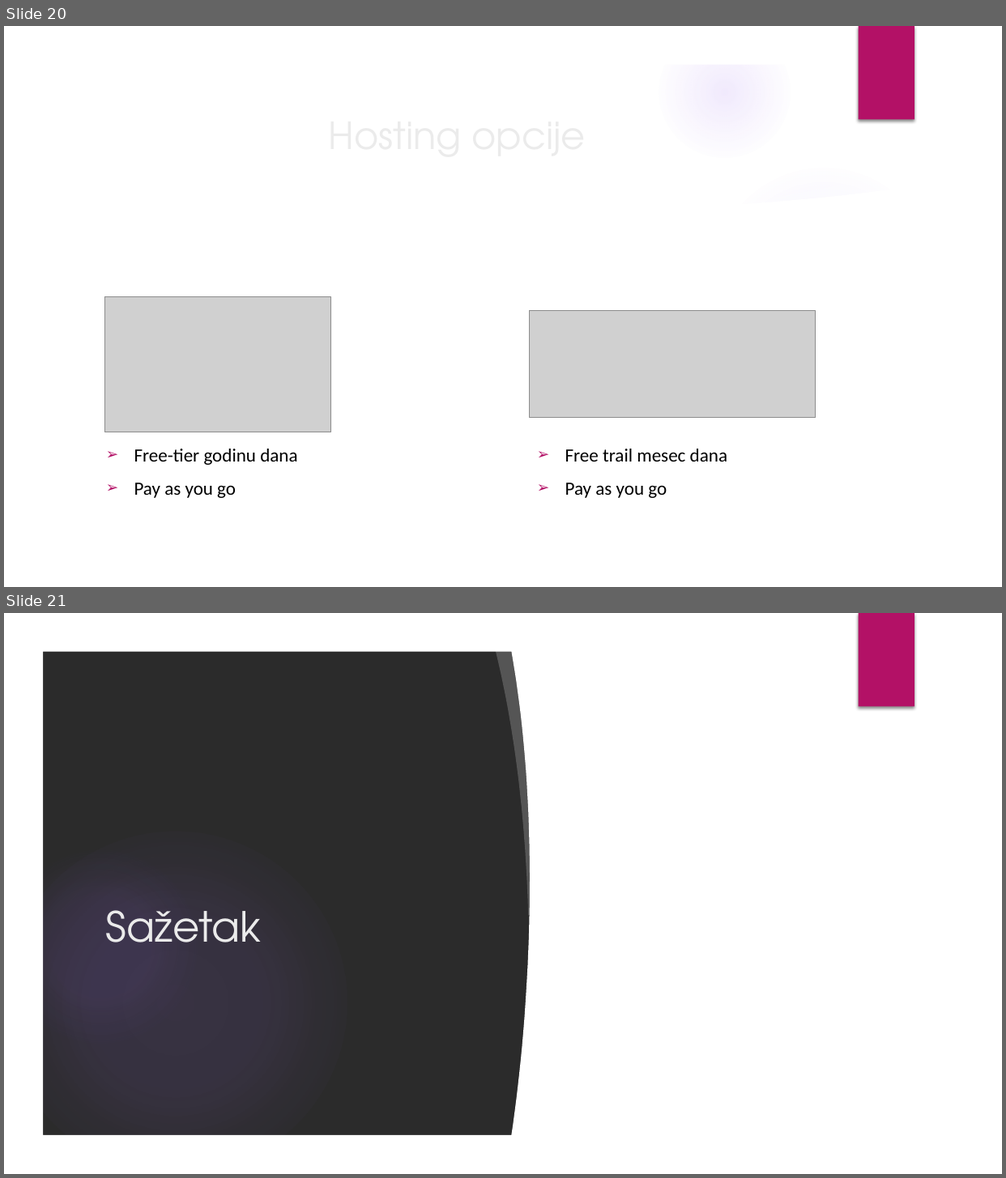
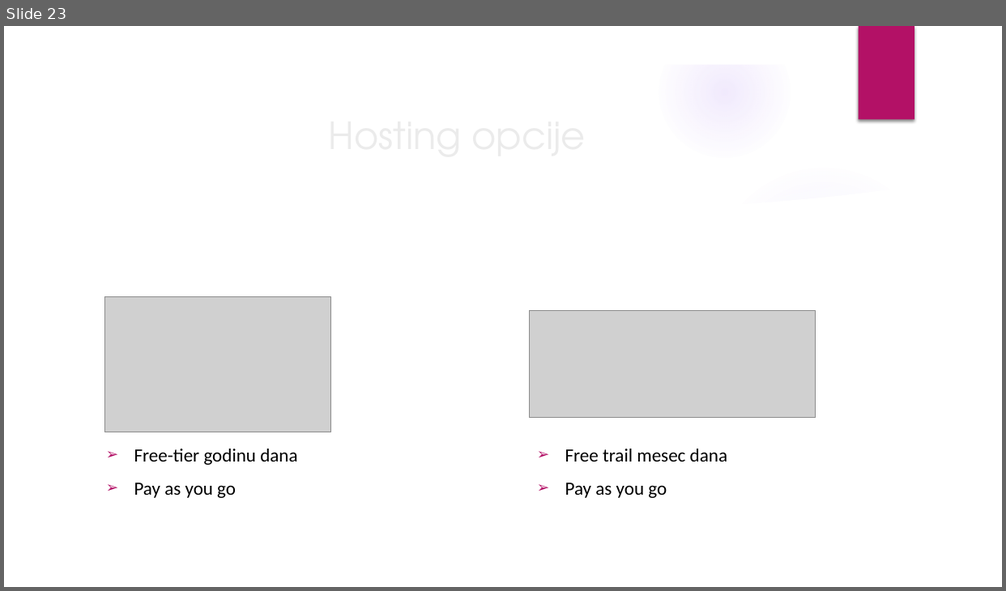
Before and after one commit to DavidManic/MineSweepersServer, a slide deck: Prezentacija.pptx. Shown one above the other, each under a label of ours: slides 20 and 21 before the commit, slide 23 after it. The pictures are 1006x1178 and 1006x591 pixels, drawn with LibreOffice and Linux fonts; fonts in the diff are those of the drawing; grey boxes stand for pictures; background and template pictures are left out; a plain dark background stands for a picture behind light text. Boxes give left, top, right and bottom in pixels: in the first picture for what was removed or moved away, otherwise in the second. Text is boxed around its words. In the diff, an @@ line names an element or a change of style, - is before the commit and + after.

```diff
--- a/Prezentacija.pptx
+++ b/Prezentacija.pptx
@@ slide 21 removed at (4, 613, 1002, 1174), background picture (left out); not listed: 6 template elements that a slide beside it also shows @@
@@ freeform shape removed at (495, 645, 552, 917) @@
@@ freeform shape removed at (510, 645, 613, 1141) @@
@@ rectangle removed at (601, 646, 967, 1142) @@
@@ title removed at (106, 910, 261, 943) @@
-Sažetak
@@ what was slide 20 is now slide 23 @@
```
Also in this commit, not shown: 9 slides changed, 6 slides added, 3 other slides removed, 6 other files.
